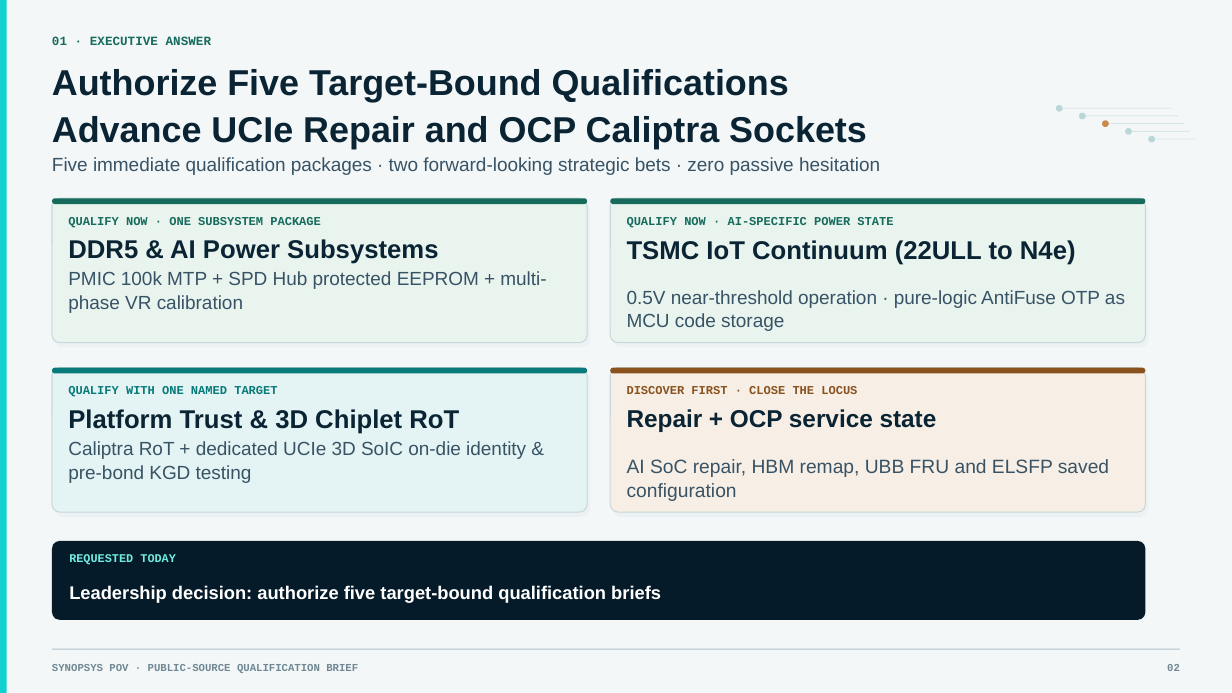
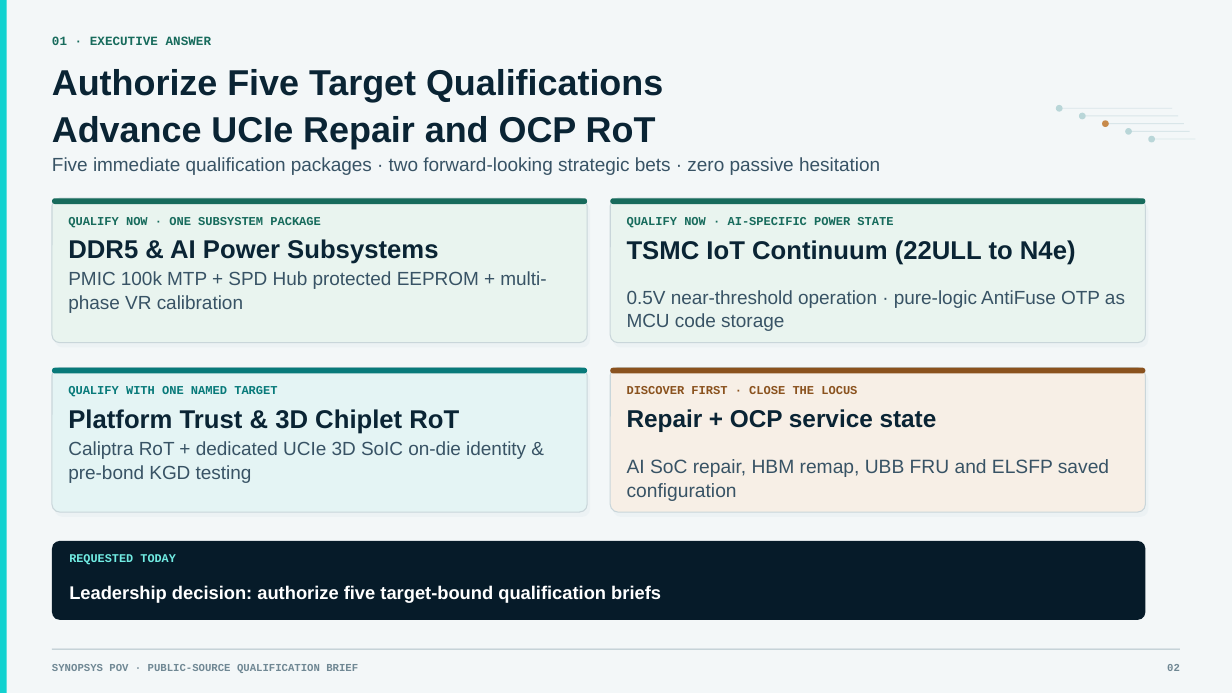
Before and after one commit to SamHuang68/nvm-knowledge-hub, a slide deck: slide 2 of briefing/NVM_AI_OCP_NVM_Opportunities_Executive_v18_Comprehensive_Update_EN.pptx. Drawn at 1232x693 pixels with LibreOffice and Linux fonts; fonts in the diff are those of the drawing. Boxes give left, top, right and bottom in pixels: in the first picture for what was removed or moved away, otherwise in the second. Text is boxed around its words. In the diff, an @@ line names an element or a change of style, - is before the commit and + after.

```diff
--- a/briefing/NVM_AI_OCP_NVM_Opportunities_Executive_v18_Comprehensive_Update_EN.pptx
+++ b/briefing/NVM_AI_OCP_NVM_Opportunities_Executive_v18_Comprehensive_Update_EN.pptx
@@ text at (52, 69, 663, 149): text changed @@
-Authorize Five Target-Bound Qualifications
-Advance UCIe Repair and OCP Caliptra Sockets
+Authorize Five Target Qualifications
+Advance UCIe Repair and OCP RoT
```
Also in this commit, not shown: 14 other slides changed, 1 other file.
